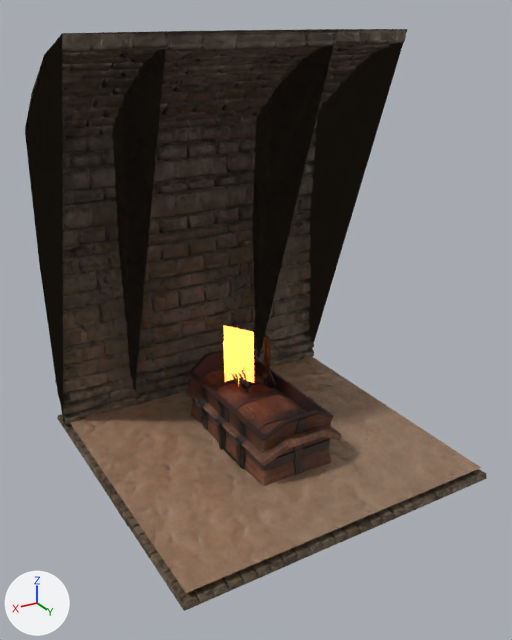
Two versions of the glTF model assets/models/dungeon_kit/dungeon_kit.glb, one commit apart.
Before and after are seen from a 50 mm camera at (4.0, 6.64, 4.98) aimed at (0.11, 0.16, 1.74). The axes (+X, +Y, +Z) are drawn at lower left. The lights are the same throughout. The older version comes first. Vertices at exactly the same position are counted once.

Names of what the first picture shows: 'arch_2m', 'arch_2m_b', 'chest', 'dirt', 'floor_4m', 'torch', 'wall_2m', 'wall_2m_b', 'wall_4m', 'wall_4m_b'.
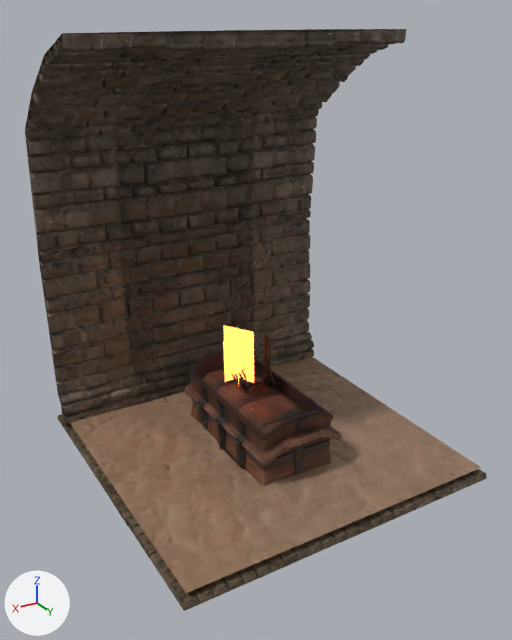
What differs and where, as boxes [x1, y1, x2, y2] in the pictures (512 x 640 px):
'arch_2m_b', reshaped
    before: [112, 31, 337, 404]
    after: [113, 31, 335, 404]
'wall_2m', reshaped
    before: [113, 29, 337, 402]
    after: [112, 29, 337, 402]
'arch_2m', reshaped (7% shorter)
    before: [112, 31, 336, 387]
    after: [112, 31, 336, 361]
part 1 of me_wall_4m, deleted
    before: [307, 30, 407, 343]
part 2 of me_wall_4m, deleted
    before: [26, 37, 64, 414]
part 3 of me_wall_2m, cut back
    before: [252, 30, 337, 358]
part 4 of me_wall_2m, deleted
    before: [113, 34, 167, 390]
part 5 of me_arch_2m, cut back
    before: [252, 48, 331, 355]
part 6 of me_arch_2m, cut back (mostly hidden)
    before: [112, 35, 167, 387]
part 7 of me_wall_4m_b, deleted
    before: [25, 34, 65, 419]
part 8 of me_wall_2m_b, cut back
    before: [112, 32, 167, 385]
part 9 of me_wall_2m_b, deleted
    before: [251, 32, 337, 357]
part 10 of me_arch_2m_b, cut back
    before: [112, 46, 167, 388]
part 11 of me_arch_2m_b, cut back (mostly hidden)
    before: [251, 31, 337, 351]

Diff of the bpy script that builds the scene:
```diff
--- a/assets/models/dungeon_kit/dungeon_kit.glb.py
+++ b/assets/models/dungeon_kit/dungeon_kit.glb.py
@@ me_wall_4m @@
-me_wall_4m.from_pydata(...)  # 3596 vertices, 6327 faces; spans x -2.0..2.0, y -1.9..0.0, z -0.01..4.84
+me_wall_4m.from_pydata(...)  # 3545 vertices, 6025 faces; spans x -2.0..2.0, y -1.9..0.0, z -0.01..4.84
+# me_wall_4m part 1: 27 vertices removed from x -2.0, y -1.83..-0.16, z 0.03..4.73
+# me_wall_4m part 2: 24 vertices removed from x 2.0, y -1.84..-0.04, z 0.21..4.73
 me_wall_4m.materials.append(mat_brickwalls)
@@ me_wall_2m @@
-me_wall_2m.from_pydata(...)  # 2394 vertices, 4130 faces; spans x -1.0..1.0, y -1.9..0.0, z -0.01..4.84
+me_wall_2m.from_pydata(...)  # 2306 vertices, 3548 faces; spans x -1.0..1.0, y -1.9..0.0, z -0.01..4.84
+# me_wall_2m part 3: 2 vertices moved within x -1.0, y -1.81..-1.78, z 2.88..3.32; 51 vertices removed from x -1.0, y -1.85..-0.02, z -0.01..4.74
+# me_wall_2m part 4: 37 vertices removed from x 1.0, y -1.82..-0.05, z 0.08..4.73
 me_wall_2m.materials.append(mat_brickwalls)
@@ me_arch_2m @@
-me_arch_2m.from_pydata(...)  # 1867 vertices, 3116 faces; spans x -1.0..1.0, y -2.15..0.0, z -0.01..4.83
+me_arch_2m.from_pydata(...)  # 1781 vertices, 2524 faces; spans x -1.0..1.0, y -2.15..0.0, z -0.01..4.83
+# me_arch_2m part 5: 2 vertices moved within x -1.0, y -1.78..-0.89, z 3.32..4.4; 49 vertices removed from x -1.0, y -1.85..-0.02, z 0.08..4.73
+# me_arch_2m part 6: 1 vertex moved within x 1.0, y -1.83, z 3.05; 37 vertices removed from x 1.0, y -1.83..-0.05, z 0.69..4.72
 me_arch_2m.materials.append(mat_brickwalls)
@@ me_wall_4m_b @@
-me_wall_4m_b.from_pydata(...)  # 3596 vertices, 6327 faces; spans x -2.0..2.0, y -1.9..0.0, z -0.01..4.84
+me_wall_4m_b.from_pydata(...)  # 3545 vertices, 6025 faces; spans x -2.0..2.0, y -1.9..0.0, z -0.01..4.84
+# me_wall_4m_b part 7: 27 vertices removed from x 2.0, y -1.83..-0.16, z 0.03..4.73
+# other edits to the shape of me_wall_4m_b do not show in these pictures
 me_wall_4m_b.materials.append(mat_brickwalls)
@@ me_wall_2m_b @@
-me_wall_2m_b.from_pydata(...)  # 2394 vertices, 4130 faces; spans x -1.0..1.0, y -1.9..0.0, z -0.01..4.84
+me_wall_2m_b.from_pydata(...)  # 2306 vertices, 3548 faces; spans x -1.0..1.0, y -1.9..0.0, z -0.01..4.84
+# me_wall_2m_b part 8: 2 vertices moved within x 1.0, y -1.81..-1.78, z 2.88..3.32; 51 vertices removed from x 1.0, y -1.85..-0.02, z -0.01..4.74
+# me_wall_2m_b part 9: 37 vertices removed from x -1.0, y -1.82..-0.05, z 0.08..4.73
 me_wall_2m_b.materials.append(mat_brickwalls)
@@ me_arch_2m_b @@
-me_arch_2m_b.from_pydata(...)  # 1867 vertices, 3116 faces; spans x -1.0..1.0, y -2.15..0.0, z -0.01..4.83
+me_arch_2m_b.from_pydata(...)  # 1781 vertices, 2524 faces; spans x -1.0..1.0, y -2.15..0.0, z -0.01..4.83
+# me_arch_2m_b part 10: 2 vertices moved within x 1.0, y -1.78..-0.89, z 3.32..4.4; 49 vertices removed from x 1.0, y -1.85..-0.02, z 0.08..4.73
+# me_arch_2m_b part 11: 1 vertex moved within x -1.0, y -1.83, z 3.05; 37 vertices removed from x -1.0, y -1.83..-0.05, z 0.69..4.72
 me_arch_2m_b.materials.append(mat_brickwalls)
```
